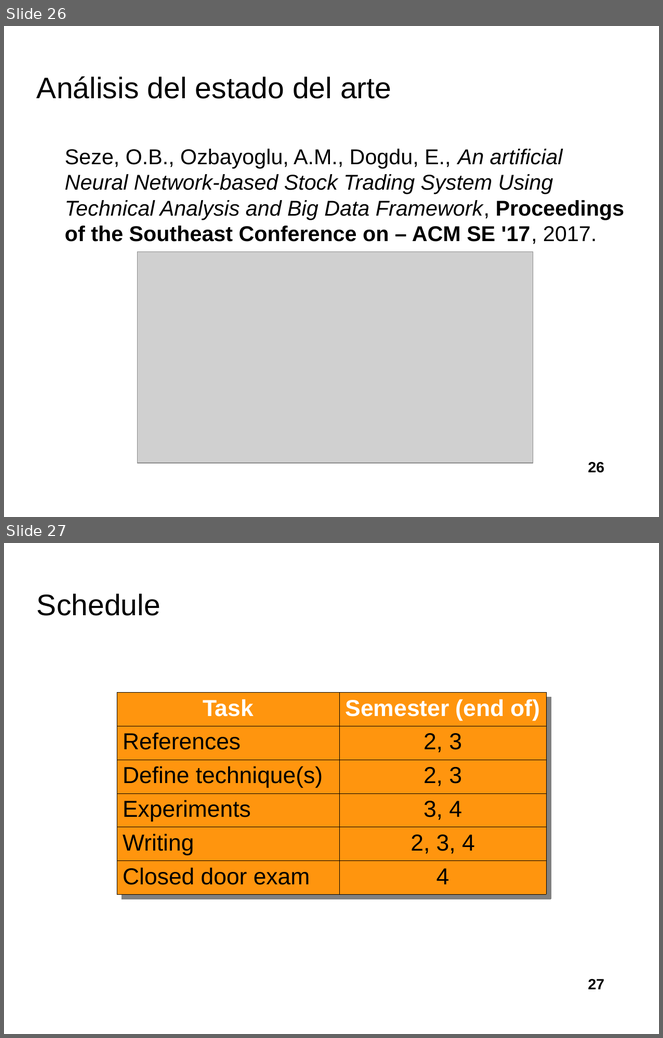
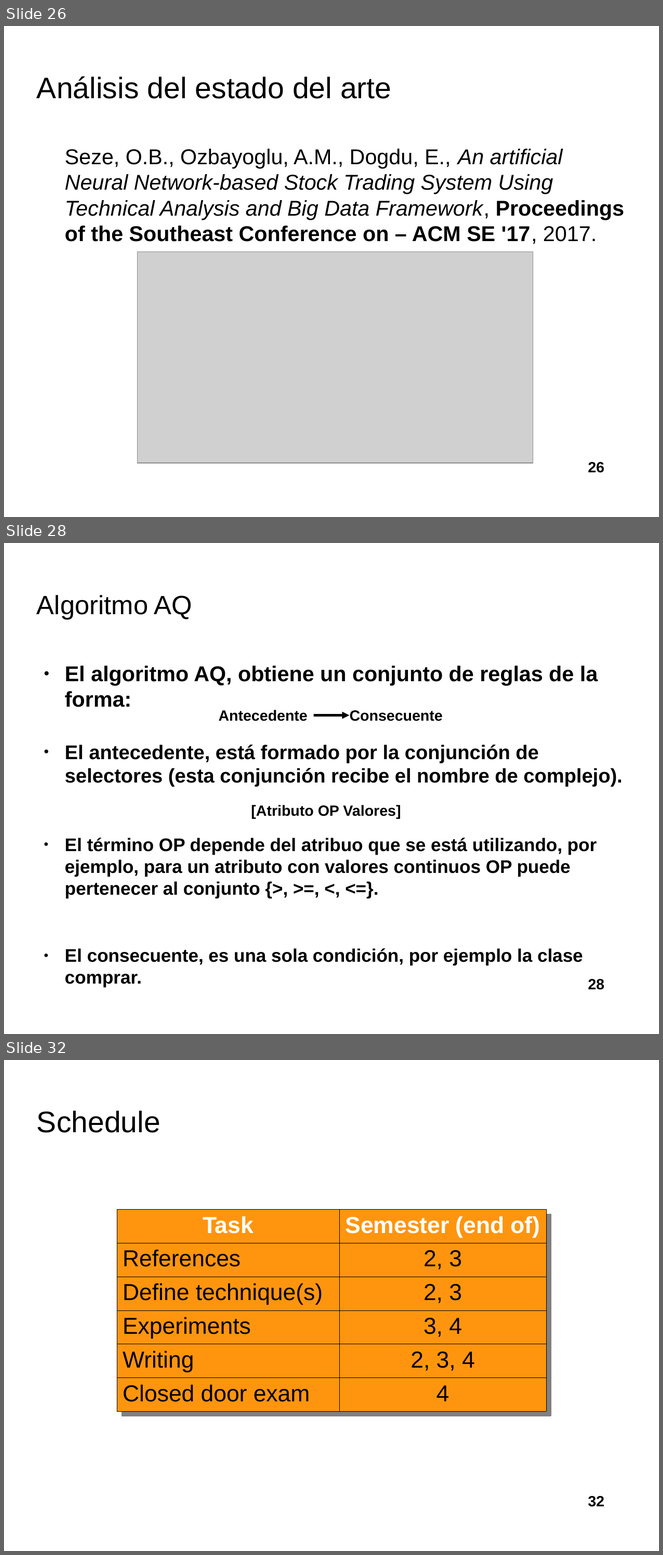
Before and after one commit to davidrmh/Thesis, a slide deck: presentaciones_finales/presentacion_seminario_B19.odp. Shown one above the other, each under a label of ours: slides 26 and 27 before the commit, slides 26, 28 and 32 after it; the slides between them are not shown. The pictures are 663x1038 and 663x1555 pixels, drawn with LibreOffice and Linux fonts; fonts in the diff are those of the drawing; grey boxes stand for pictures; background and template pictures are left out. Boxes give left, top, right and bottom in pixels: in the first picture for what was removed or moved away, otherwise in the second. Text is boxed around its words. In the diff, an @@ line names an element or a change of style, - is before the commit and + after.

Commit message:
Respaldo, inicia diapositivas de algoritmos para aprendizaje de reglas

```diff
--- a/presentaciones_finales/presentacion_seminario_B19.odp
+++ b/presentaciones_finales/presentacion_seminario_B19.odp
@@ slide 28 added at bbox=[4, 543, 659, 1034], background picture (left out) @@
@@ title added at bbox=[37, 595, 192, 619], 32 pt, text #000000 @@
+Algoritmo AQ
@@ text added at bbox=[65, 666, 598, 707], 26 pt, text #000000, bold @@
+● El algoritmo AQ, obtiene un conjunto de reglas de la forma:
@@ text added at bbox=[219, 710, 308, 721], 18 pt, text #000000, bold @@
+Antecedente
@@ text added at bbox=[350, 710, 443, 721], 18 pt, text #000000, bold @@
+Consecuente
@@ arrow added from (314, 716) to (349, 716), #000000 2.89 pt @@
@@ text added at bbox=[65, 745, 622, 787], 24.1 pt, text #000000, bold @@
+● El antecedente, está formado por la conjunción de selectores (esta conjunción recibe el nombre de complejo).
@@ text added at bbox=[251, 805, 401, 819], 18 pt, text #000000, bold @@
+[Atributo OP Valores]
@@ text added at bbox=[65, 838, 597, 966], 22.1 pt, text #000000, bold @@
+● El término OP depende del atribuo que se está utilizando, por ejemplo, para un atributo con valores continuos OP puede pertenecer al conjunto {>, >=, <, <=}.
+● El consecuente, es una sola condición, por ejemplo la clase comprar.
@@ page number added at bbox=[588, 979, 605, 990], 18 pt, text #000000, bold @@
+28
@@ what was slide 27 is now slide 32 @@
@@ page number at bbox=[588, 1496, 605, 1507]: text changed @@
-27
+32
```
Also in this commit, not shown: 5 slides changed, 4 other slides added.
